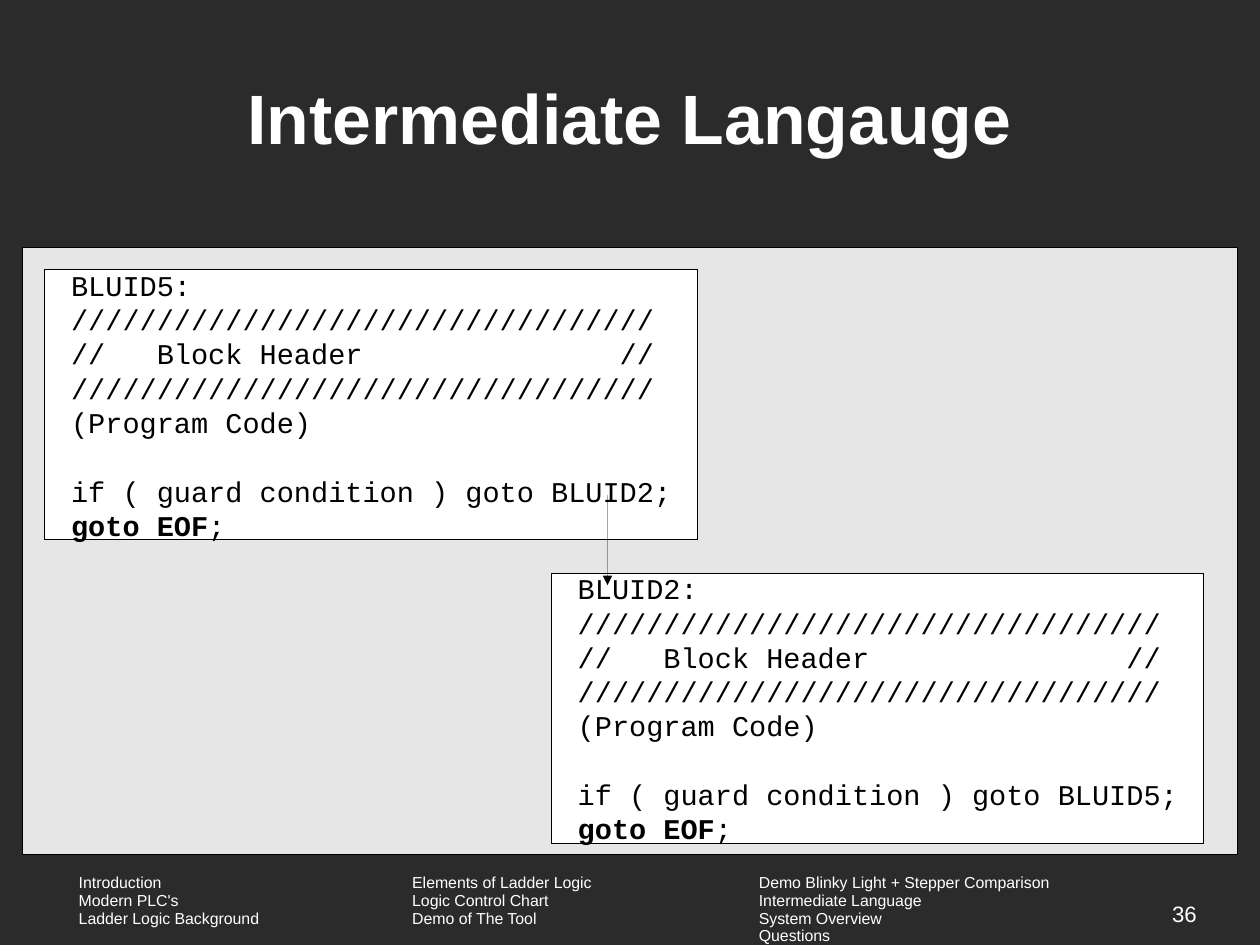
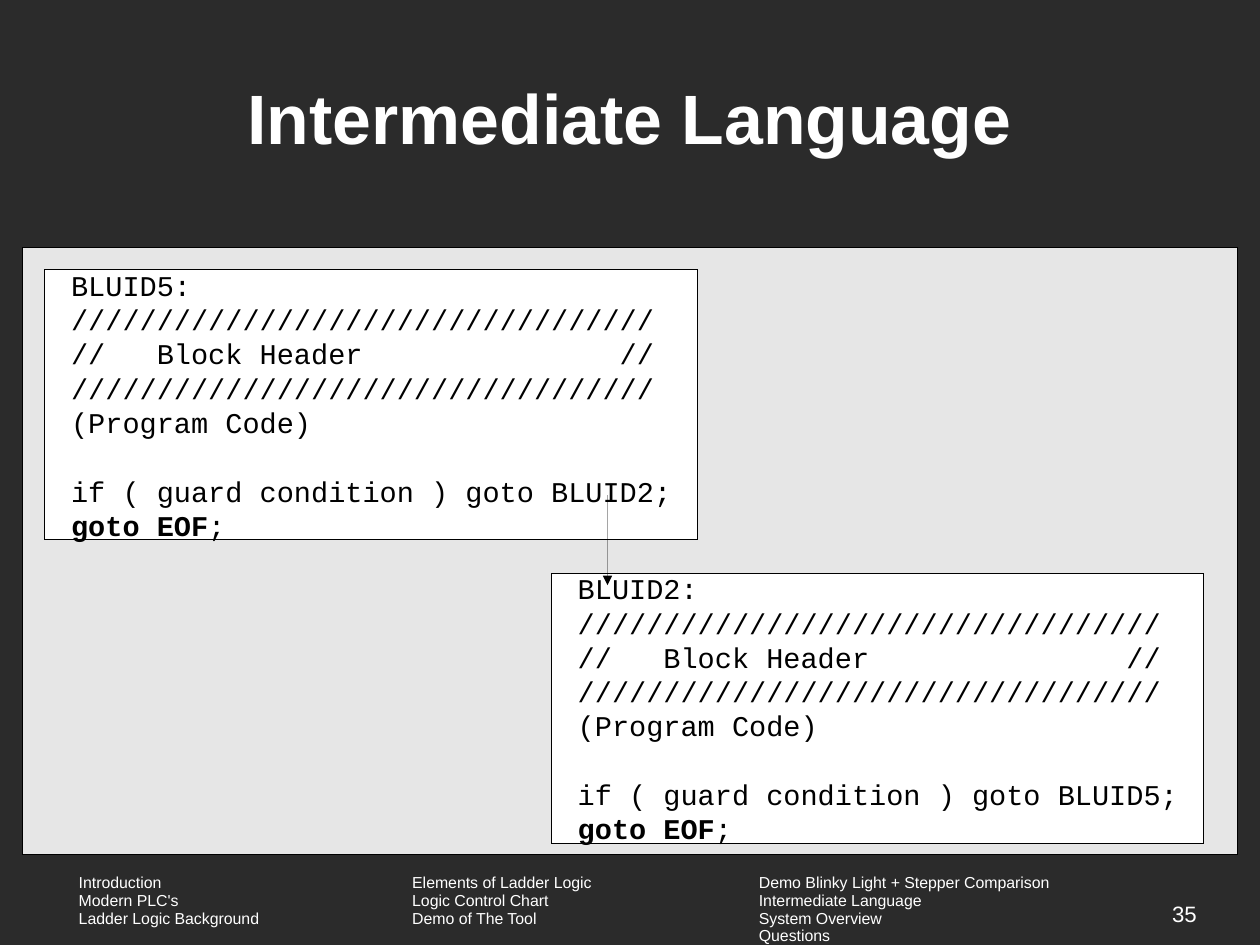
Before and after one commit to vortex-5/plcthesis, a slide deck: slide 35 of presentation/defense.odp (slide 36 before the commit). Drawn at 1260x945 pixels with LibreOffice and Linux fonts; fonts in the diff are those of the drawing; background and template pictures are left out; a plain dark background stands for a picture behind light text. Boxes give left, top, right and bottom in pixels: in the first picture for what was removed or moved away, otherwise in the second. Text is boxed around its words. In the diff, an @@ line names an element or a change of style, - is before the commit and + after.

```diff
--- a/presentation/defense.odp
+++ b/presentation/defense.odp
@@ title at [247, 93, 1011, 157]: text changed @@
-Intermediate Langauge
+Intermediate Language
@@ page number at [1172, 906, 1197, 923]: text changed @@
-36
+35
```
Also in this commit, not shown: 5 other slides changed, 1 slide removed, 2 other files.
